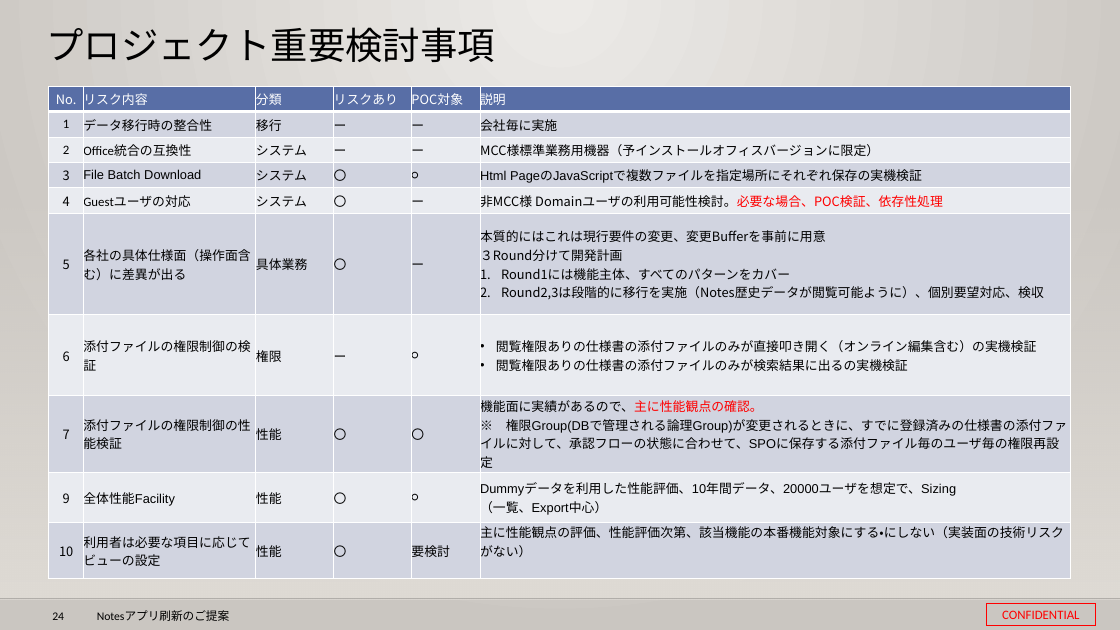
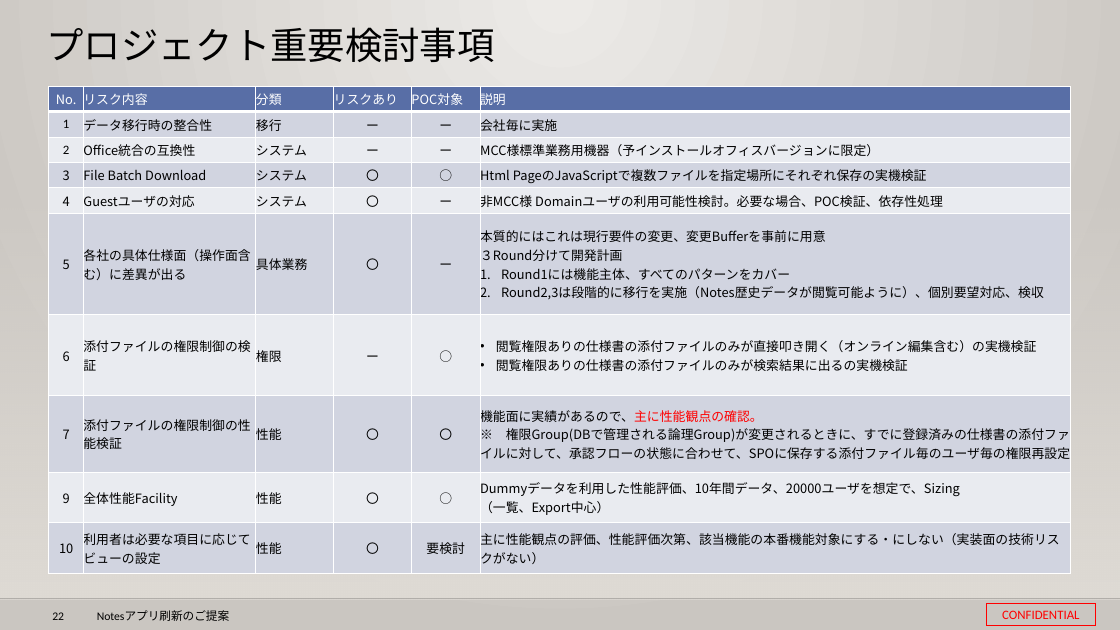
Before and after one commit to 0494938/Notes--CMS-Online, a slide deck: slide 22 of Notesアプリ刷新プロジェクト提案見積もり.v3.pptx (slide 24 before the commit). Drawn at 1120x630 pixels with LibreOffice and Linux fonts; fonts in the diff are those of the drawing; background and template pictures are left out. Boxes give left, top, right and bottom in pixels: in the first picture for what was removed or moved away, otherwise in the second. Text is boxed around its words. In the diff, an @@ line names an element or a change of style, - is before the commit and + after.

```diff
--- a/Notesアプリ刷新プロジェクト提案見積もり.v3.pptx
+++ b/Notesアプリ刷新プロジェクト提案見積もり.v3.pptx
@@ table at bbox=[49, 87, 1071, 574] @@
@@ font Calibri to Noto Sans CJK JP in "データ移行時の整合性", "移行", "ー", "ー" and 24 more places @@
@@ font Arial to Noto Sans CJK JP in "File Batch Download", "Html PageのJavaScriptで複数ファイルを指定場所にそれぞれ保存の実機検証", "権限", "ー" and 7 more places @@
@@ text colour #FF0000 to #000000 in "Domainユーザの利用可能性検討。必要な場合、POC検証、依存性処理" @@
@@ alignment left to centre @@
@@ page number at bbox=[52, 612, 64, 620]: text changed @@
-24
+22
```
Also in this commit, not shown: 13 other slides changed, 2 slides removed, 1 other file.
